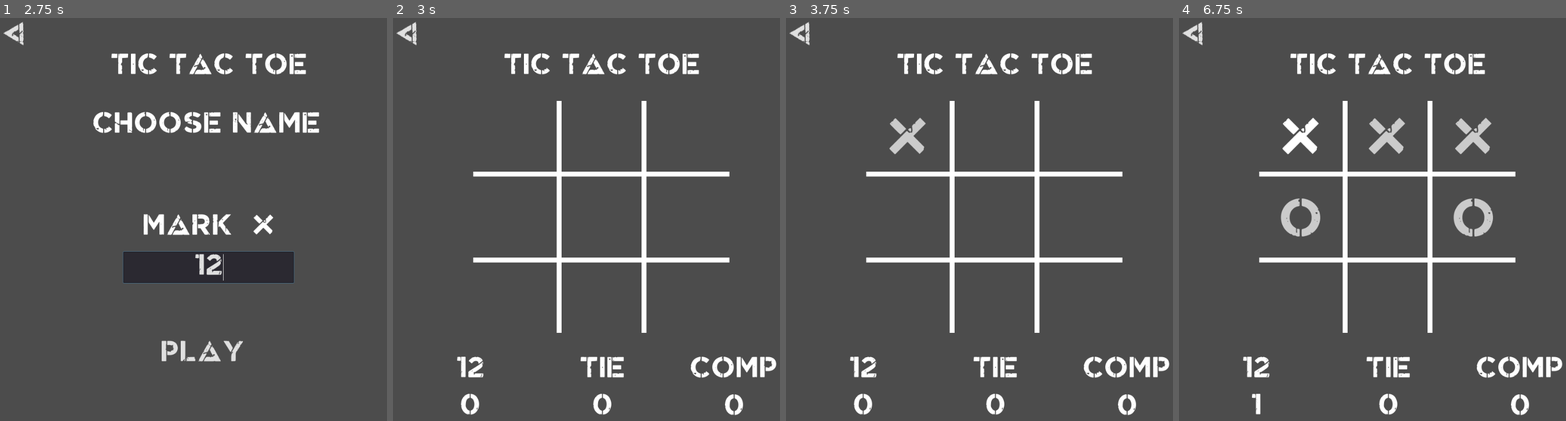
Above: before the commit, frames 1-4 (left to right).
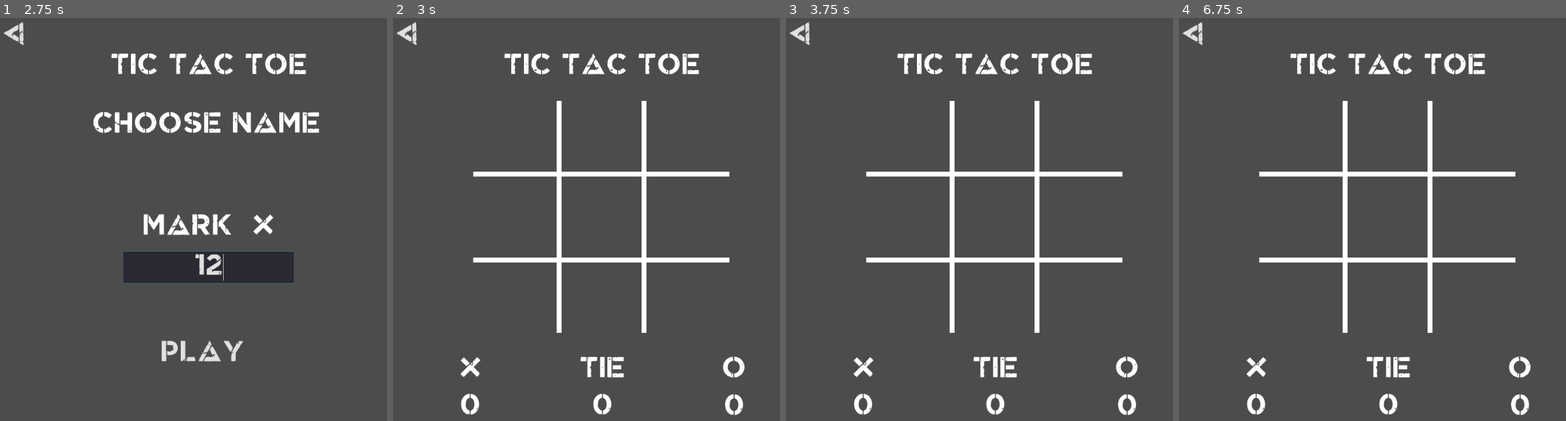
Above: after the commit, the same moments.

Repository: estarq/godot-tic-tac-toe
Game: Godot game, scene res://main_menu/main_menu.tscn
The game is run twice, just before and just after one commit, with the same random seed, the same clock (stepped at 60 frames per second) and the same inputs.
Inputs (mouse positions are in pixels of both pictures, inside the frame that each line leads up to):
- Up to frame 1 (2.75 s): click "single player" at 0.5 s; click "EASY" at 1.25 s; click (208, 267) at 2.02 s; type "12" at 2.1 s
- Up to frame 2 (3 s): click "PLAY" at 2.75 s
- Up to frame 3 (3.75 s): click (909, 134) at 3.5 s
- Up to frame 4 (6.75 s): click (1302, 134) at 4.25 s; click (1387, 134) at 5 s; click (1387, 134) at 5.75 s; click (1473, 134) at 6.5 s

Frame 1 is identical in both runs. In frame 2, 0.9% of the frame differs, in the area x 16-100%, y 84-90%; in frame 3, 1.3%; in frame 4, 3.3%, in the area x 16-100%, y 24-99%.
Error after the commit: Parse Error: Mixed tabs and spaces in indentation. (res://board/board.gd:109)

Commit message:
Favor winning over blocking

Diff:
--- a/board/board.gd
+++ b/board/board.gd
@@ -105,6 +105,23 @@
 		_on_field_pressed(get_node(str(field_no)))
 		return
 
+        # Put a 3rd mark in a row
+        for fields in WINNING_COMBINATIONS:
+                var with_x = []
+                var with_o = []
+                var free = []
+                for field in fields:
+                        if field in fields_with_x:
+                                with_x.append(field)
+                        elif field in fields_with_o:
+                                with_o.append(field)
+                        else:
+                                free.append(field)
+                if len(with_o) == 2 and not with_x:
+                        clicking_suspended = false
+                        _on_field_pressed(get_node(str(free[0])))
+                        return
+
 	if g.level == "hard":
 		# Block if the opponent has two in a row
 		for fields in WINNING_COMBINATIONS:
@@ -123,7 +140,7 @@
 				_on_field_pressed(get_node(str(free[0])))
 				return
 
-	# Put a 3rd/2nd mark in a row
+	# Put a 2nd mark in a row
 	for fields in WINNING_COMBINATIONS:
 		var with_x = []
 		var with_o = []
@@ -135,11 +152,7 @@
 				with_o.append(field)
 			else:
 				free.append(field)
-		if len(with_o) == 2 and not with_x:
-			clicking_suspended = false
-			_on_field_pressed(get_node(str(free[0])))
-			return
-		elif len(with_o) == 1 and not with_x:
+		if len(with_o) == 1 and not with_x:
 			clicking_suspended = false
 			_on_field_pressed(get_node(str(free[randi() % free.size()])))
 			return
